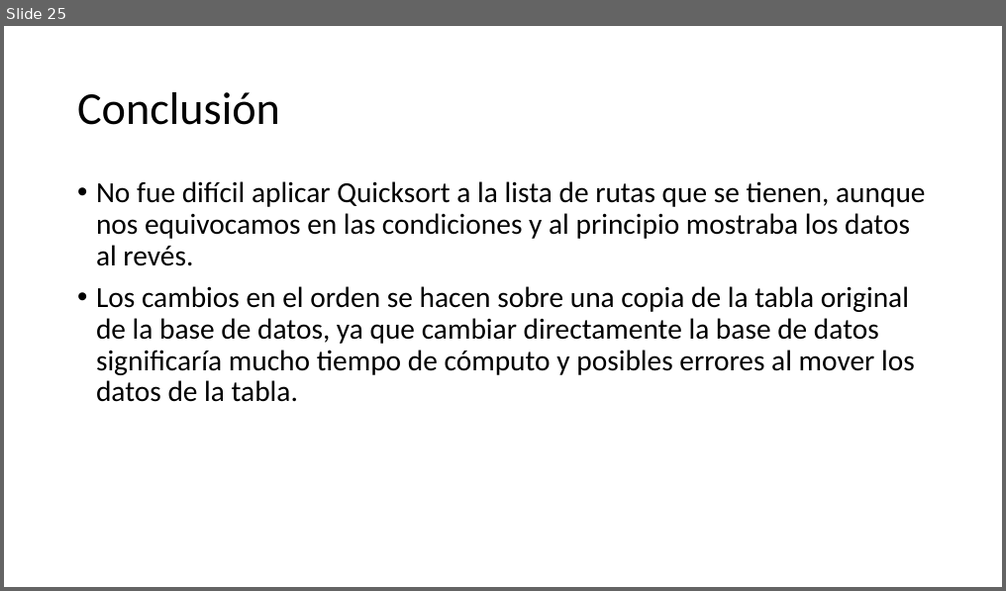
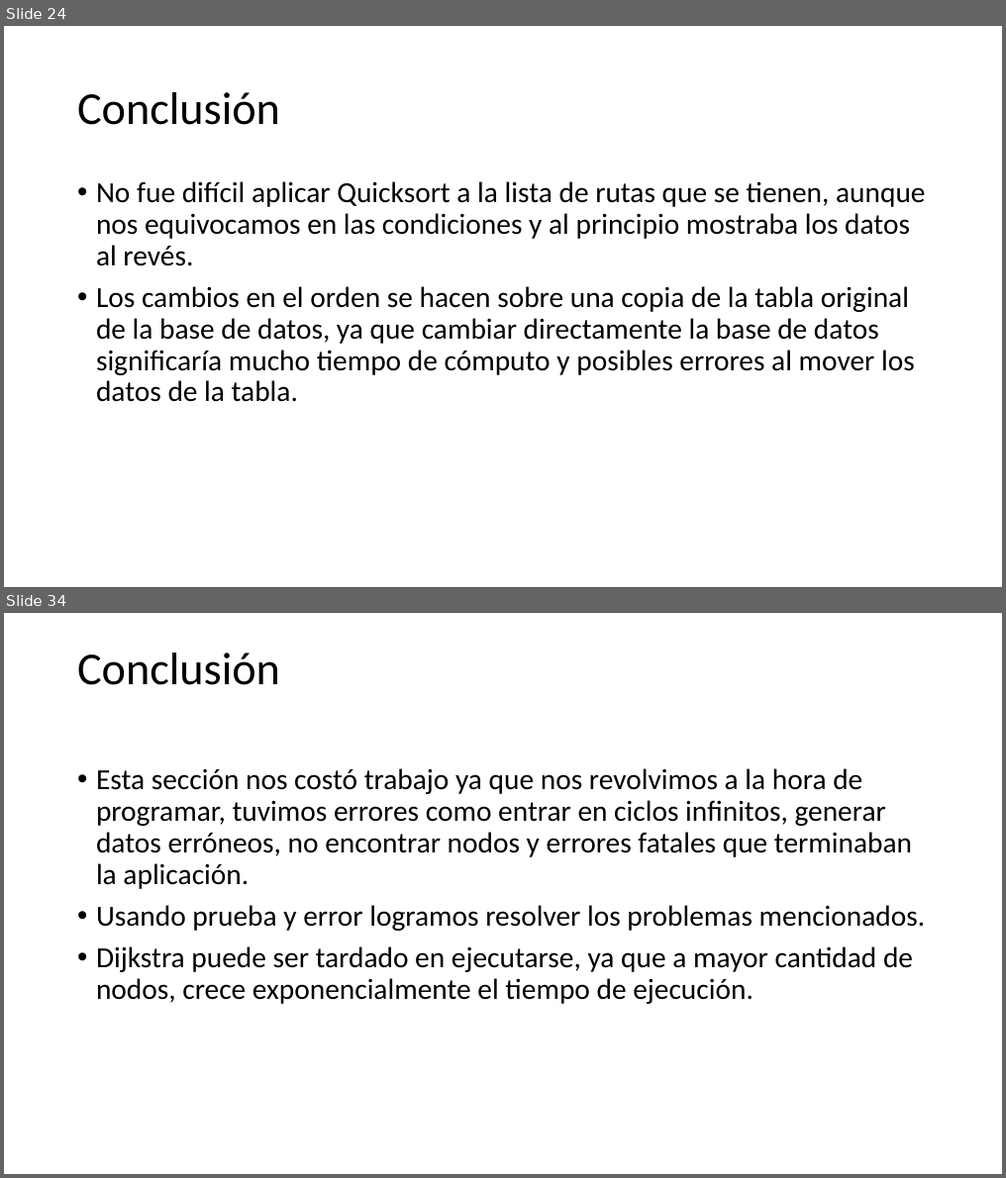
Before and after one commit to purrtgam/MiBicic-Project, a slide deck: Manual de proyecto.pptx. Shown one above the other, each under a label of ours: slide 25 before the commit, slides 24 and 34 after it; the slides between them are not shown. The pictures are 1006x591 and 1006x1178 pixels, drawn with LibreOffice and Linux fonts; fonts in the diff are those of the drawing. Boxes give left, top, right and bottom in pixels: in the first picture for what was removed or moved away, otherwise in the second. Text is boxed around its words. In the diff, an @@ line names an element or a change of style, - is before the commit and + after.

```diff
--- a/Manual de proyecto.pptx
+++ b/Manual de proyecto.pptx
@@ slide 34 added at <box>4,613,1002,1174</box>, background #FFFFFF @@
@@ title added at <box>77,653,280,685</box>, 69.3 pt, text #000000 @@
+Conclusión
@@ text added at <box>96,768,926,1004</box>, 44.1 pt, text #000000 @@
+• Esta sección nos costó trabajo ya que nos revolvimos a la hora de programar, tuvimos errores como entrar en ciclos infinitos, generar datos erróneos, no encontrar nodos y errores fatales que terminaban la aplicación.
+• Usando prueba y error logramos resolver los problemas mencionados.
+• Dijkstra puede ser tardado en ejecutarse, ya que a mayor cantidad de nodos, crece exponencialmente el tiempo de ejecución.
@@ what was slide 25 is now slide 24 @@
```
Also in this commit, not shown: 1 slide changed, 8 other slides added, 1 other file.
